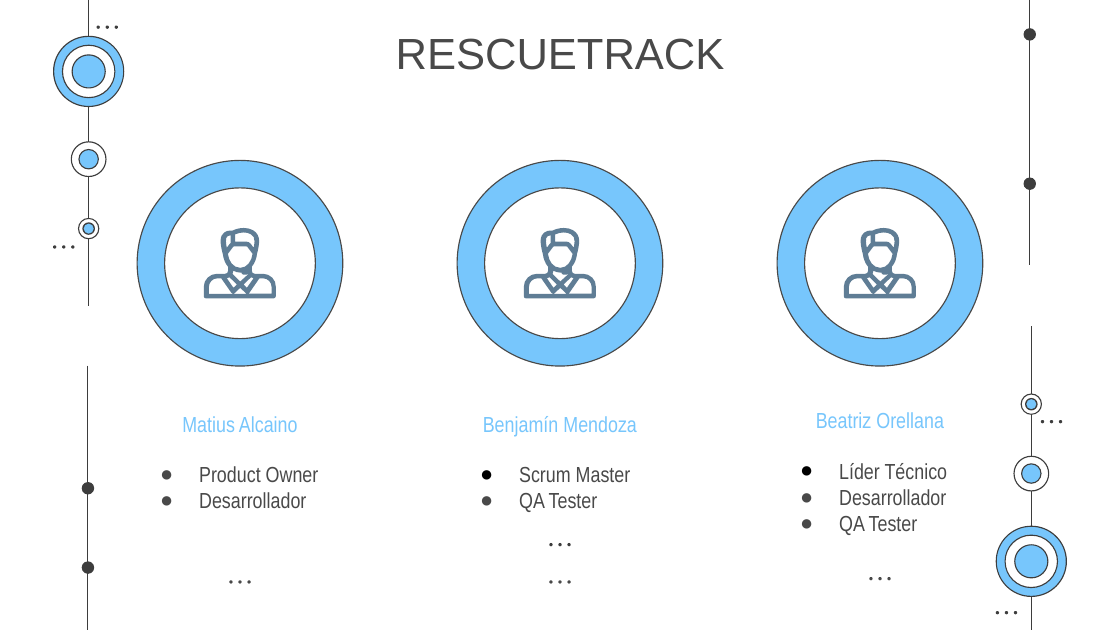
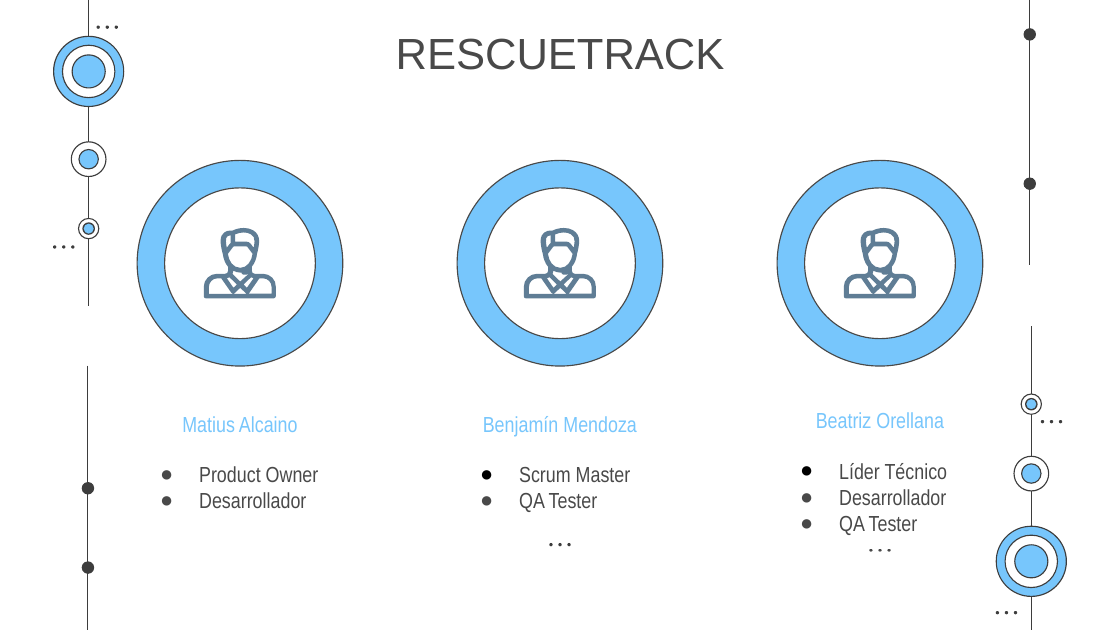
Before and after one commit to Benjamin-Mendoza/RescueTrack, a slide deck: slide 5 of Fase 3/PPT_Final.pptx. Drawn at 1120x630 pixels with LibreOffice and Linux fonts; fonts in the diff are those of the drawing. Boxes give left, top, right and bottom in pixels: in the first picture for what was removed or moved away, otherwise in the second. Text is boxed around its words. In the diff, an @@ line names an element or a change of style, - is before the commit and + after.

Commit message:
Apk final y ppt final

```diff
--- a/Fase 3/PPT_Final.pptx
+++ b/Fase 3/PPT_Final.pptx
@@ 3 ellipses moved together from (x1=869, y1=577, x2=890, y2=580) to (x1=869, y1=549, x2=890, y2=551) @@
@@ ellipse removed at (x1=230, y1=580, x2=233, y2=584) @@
@@ ellipse removed at (x1=239, y1=580, x2=242, y2=584) @@
@@ ellipse removed at (x1=248, y1=580, x2=251, y2=584) @@
@@ ellipse removed at (x1=549, y1=580, x2=552, y2=584) @@
@@ ellipse removed at (x1=559, y1=580, x2=562, y2=584) @@
@@ ellipse removed at (x1=568, y1=580, x2=571, y2=584) @@
```
Also in this commit, not shown: 7 other slides changed, 5 other files.
